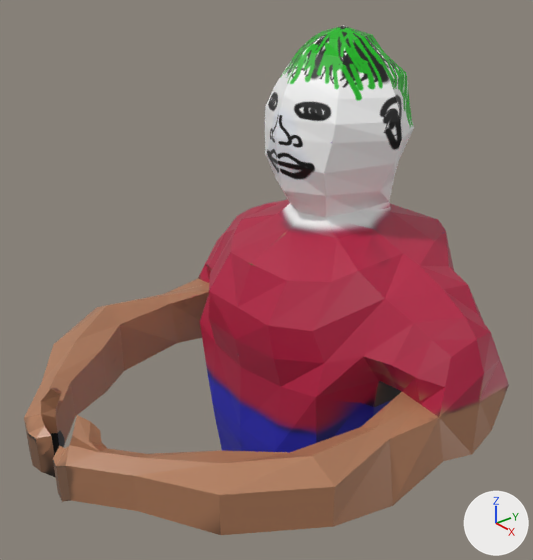
The Blender file Source/PlayerCharacter.blend, before and after one commit.
One viewpoint serves both versions: a 50 mm camera at (4.52, -4.44, 3.4) aimed at (0.04, -0.8, 0.72). Arrows for +X, +Y and +Z are at lower right; the lights stay in place.

Before the edit, the objects in view are built like this:
```python
me_cube = bpy.data.meshes.new('Cube')
me_cube.from_pydata(...)  # 210 vertices, 190 faces; spans x -1.73..0.0, y -2.92..1.0, z -1.62..2.74
me_cube.materials.append(mat_playercharactermaterial)  # picture img_playercharacter
ob_playercharacter = bpy.data.objects.new('PlayerCharacter', me_cube)
ob_playercharacter.location = (0.0, 0.0, 0.0)
_m = ob_playercharacter.modifiers.new('Mirror', 'MIRROR')
_m.use_clip = True
```
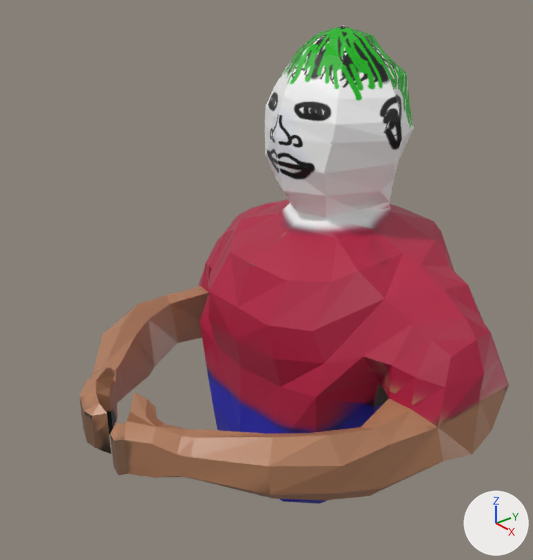
Commit message: PlayerCharacter final model

Changed parts and their boxes (x1, y1, x2, y2) in the pictures (533 x 560 px; the box of a moved part takes in the faces that stretch with it):
'PlayerCharacter', reshaped (11% narrower, 6% shorter)
    before: (24, 25, 509, 535)
    after: (79, 25, 509, 504)
part 1 of me_cube, moved or reshaped
    before: (24, 263, 484, 535)
    after: (79, 263, 484, 500)
part 2 of me_cube, moved or reshaped
    before: (390, 204, 454, 271)
    after: (390, 204, 455, 272)

The change in detail:
me_cube is used by ob_playercharacter; location (0.0, 0.0, 0.0).
me_cube had 210 vertices, 190 faces and spanned x -1.73..0.0, y -2.92..1.0, z -1.62..2.74.
me_cube now has 210 vertices, 190 faces and spans x -1.73..0.0, y -2.46..1.0, z -1.62..2.74.
me_cube part 1: 57 of 210 vertices moved; they spanned x -1.73..-0.08, y -2.92..-0.36, z -0.52..0.27 and now span x -1.66..-0.08, y -2.46..-0.39, z -0.52..0.27; mean shift (0.02, 0.4, 0.0); largest move (-0.38, -2.58, 0.01) -> (-0.38, -2.09, 0.01).
Part 2, on me_cube:
Vertex 0 of me_cube moves from (-0.8, 0.85, 0.47) to (-0.8, 0.81, 0.59).
Vertex 4 of me_cube moves from (-0.69, 0.74, 1.0) to (-0.69, 0.68, 1.0).
Vertex 33 of me_cube moves from (-0.48, 0.91, 1.0) to (-0.48, 0.84, 1.0).
